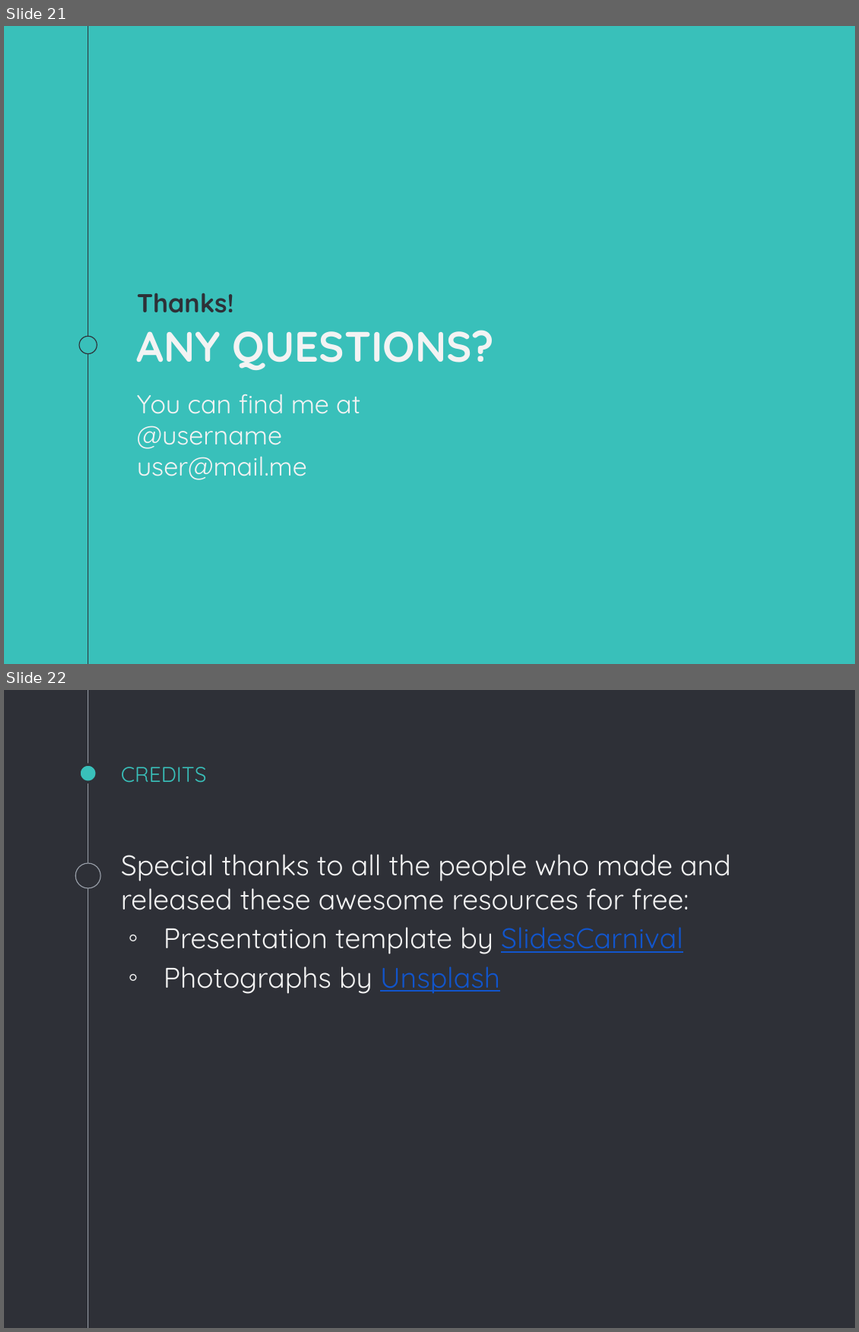
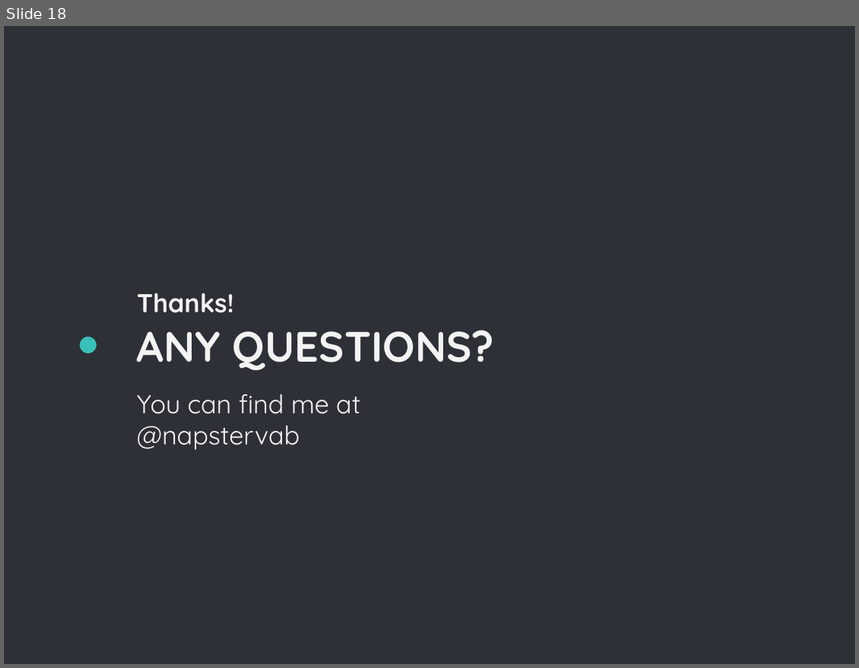
Before and after one commit to vaibhav90/Reading_Exam, a slide deck: Presentation/Eleanor.pptx. Shown one above the other, each under a label of ours: slides 21 and 22 before the commit, slide 18 after it. The pictures are 859x1332 and 859x668 pixels, drawn with LibreOffice and Linux fonts; fonts in the diff are those of the drawing. Boxes give left, top, right and bottom in pixels: in the first picture for what was removed or moved away, otherwise in the second. Text is boxed around its words. In the diff, an @@ line names an element or a change of style, - is before the commit and + after.

```diff
--- a/Presentation/Eleanor.pptx
+++ b/Presentation/Eleanor.pptx
@@ slide 22 removed at (4,690,855,1328), background #2E3037 @@
@@ line removed from (88, 690) to (88, 1328) @@
@@ ellipse removed at (79,765,97,783) @@
@@ title removed at (121,767,207,782) @@
-CREDITS
@@ ellipse removed at (75,863,101,888) @@
@@ text removed at (121,854,731,994) @@
-Special thanks to all the people who made and released these awesome resources for free:
-◦ Presentation template by SlidesCarnival
-◦ Photographs by Unsplash
@@ what was slide 21 is now slide 18 @@
@@ slide 18 changed as well @@
@@ background #39C0BA to #2D3037 @@
@@ title "Thanks!" at (137,293,234,313): text colour #2E3037 to #F2F2F2 @@
@@ text at (137,426,300,450): text changed @@
-@username
-user@mail.me
+@napstervab
```
Also in this commit, not shown: 13 other slides changed, 3 other slides removed.
